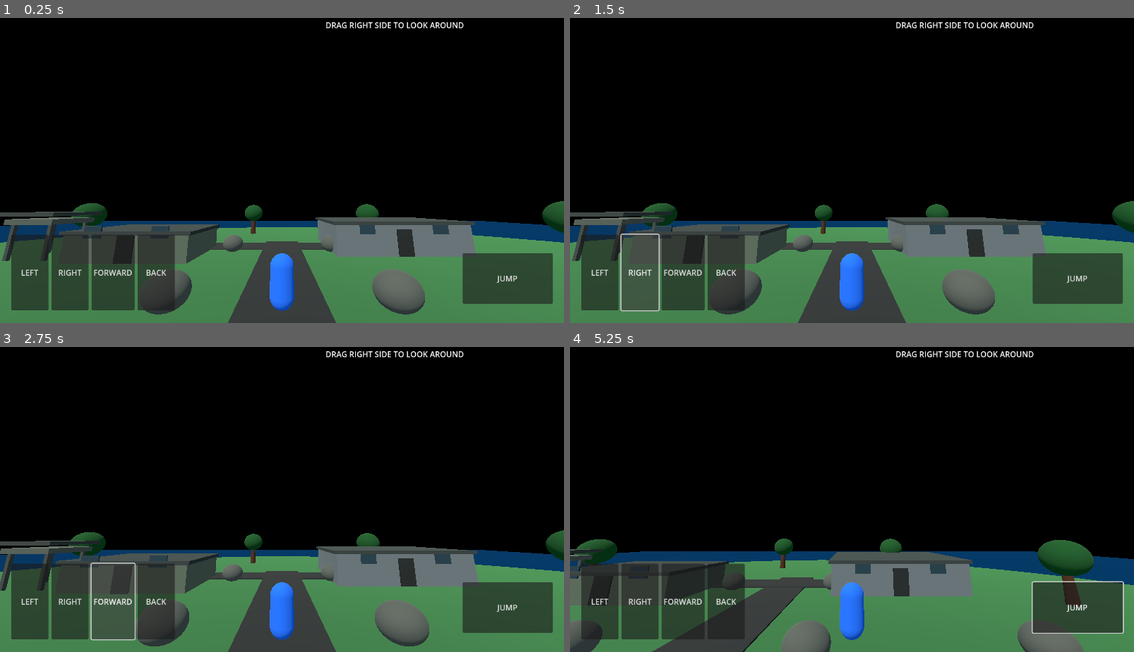
Above: before the commit, frames 1-4 (two rows, left to right).
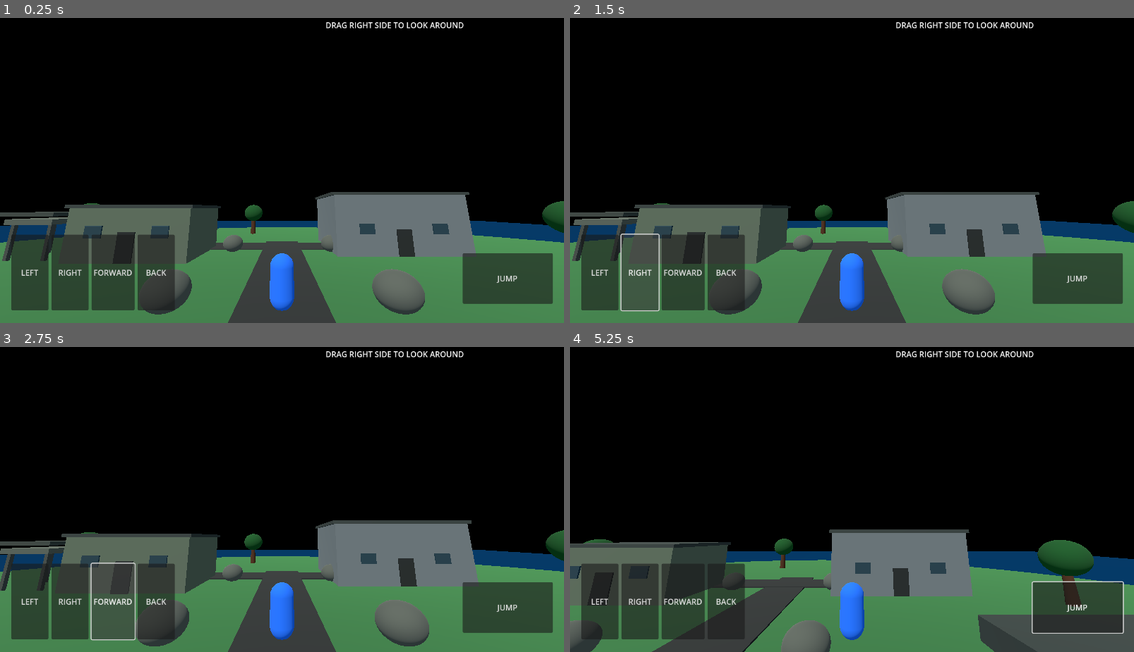
Above: after the commit, the same moments.

Repository: Josgold/LAST-ZONE
Game: Godot game, scene res://scenes/main.tscn
The game is run twice, just before and just after one commit, with the same random seed, the same clock (stepped at 60 frames per second) and the same inputs.
Inputs (mouse positions are in pixels of both pictures, inside the frame that each line leads up to):
- Up to frame 1 (0.25 s): no input
- Up to frame 2 (1.5 s): click "LEFT" at 0.5 s; click "RIGHT" at 1.25 s
- Up to frame 3 (2.75 s): click "FORWARD" at 2 s
- Up to frame 4 (5.25 s): click "JUMP" at 2.75 s; move the mouse to (976, 478) at 3.52 s; hold D (move_right) 3.53-4.25 s; click (976, 478) at 3.67 s; tap Space (jump) at 3.77 s; drag from (739, 508) to (823, 557) at 4.27 s; tap Enter at 5 s; move the mouse to (908, 423) at 5.02 s; hold D (move_right) from 5.03 s (still down)

The runs differ from the first frame. In frame 1, 4.9% of the frame differs, in the area x 10-85%, y 57-72%; in frame 2, 4.9%; in frame 3, 5.0%; in frame 4, 6.7%, in the area x 0-100%, y 59-100%.

Commit message:
Align outpost buildings with island ground

Diff:
--- a/scripts/main.gd
+++ b/scripts/main.gd
@@ -167,7 +167,7 @@
 func _add_building(building_name: String, building_position: Vector3, building_size: Vector3, wall_color: Color) -> void:
     var building := StaticBody3D.new()
     building.name = building_name
-    building.position = building_position
+    building.position = building_position + Vector3(0, building_size.y / 2.0, 0)
     add_child(building)
 
     var body_mesh := MeshInstance3D.new()
@@ -187,12 +187,13 @@
     building.add_child(collision)
 
     _add_detail_box(building, Vector3(0, building_size.y / 2.0 + 0.12, 0), Vector3(building_size.x + 0.35, 0.24, building_size.z + 0.35), Color(0.20, 0.23, 0.21))
-    _add_detail_box(building, Vector3(0, 0.95, building_size.z / 2.0 + 0.025), Vector3(1.1, 1.9, 0.08), Color(0.12, 0.14, 0.13))
+    _add_detail_box(building, Vector3(0, -building_size.y / 2.0 + 0.95, building_size.z / 2.0 + 0.025), Vector3(1.1, 1.9, 0.08), Color(0.12, 0.14, 0.13))
 
     var window_color := Color(0.12, 0.22, 0.25)
     var window_width := minf(1.1, building_size.x * 0.18)
-    _add_detail_box(building, Vector3(-building_size.x * 0.27, 1.9, building_size.z / 2.0 + 0.035), Vector3(window_width, 0.75, 0.08), window_color)
-    _add_detail_box(building, Vector3(building_size.x * 0.27, 1.9, building_size.z / 2.0 + 0.035), Vector3(window_width, 0.75, 0.08), window_color)
+    var window_y := -building_size.y / 2.0 + 1.9
+    _add_detail_box(building, Vector3(-building_size.x * 0.27, window_y, building_size.z / 2.0 + 0.035), Vector3(window_width, 0.75, 0.08), window_color)
+    _add_detail_box(building, Vector3(building_size.x * 0.27, window_y, building_size.z / 2.0 + 0.035), Vector3(window_width, 0.75, 0.08), window_color)
 
 func _add_detail_box(parent: Node3D, local_position: Vector3, box_size: Vector3, color: Color) -> void:
     var detail := MeshInstance3D.new()
